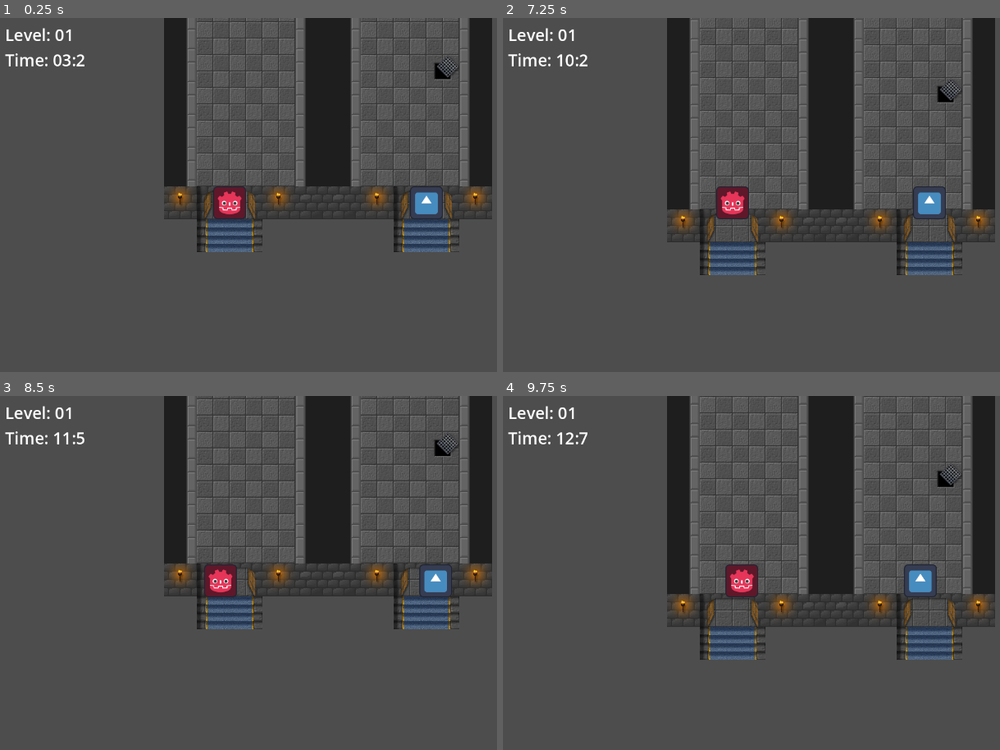
Above: before the commit, frames 1-4 (two rows, left to right).
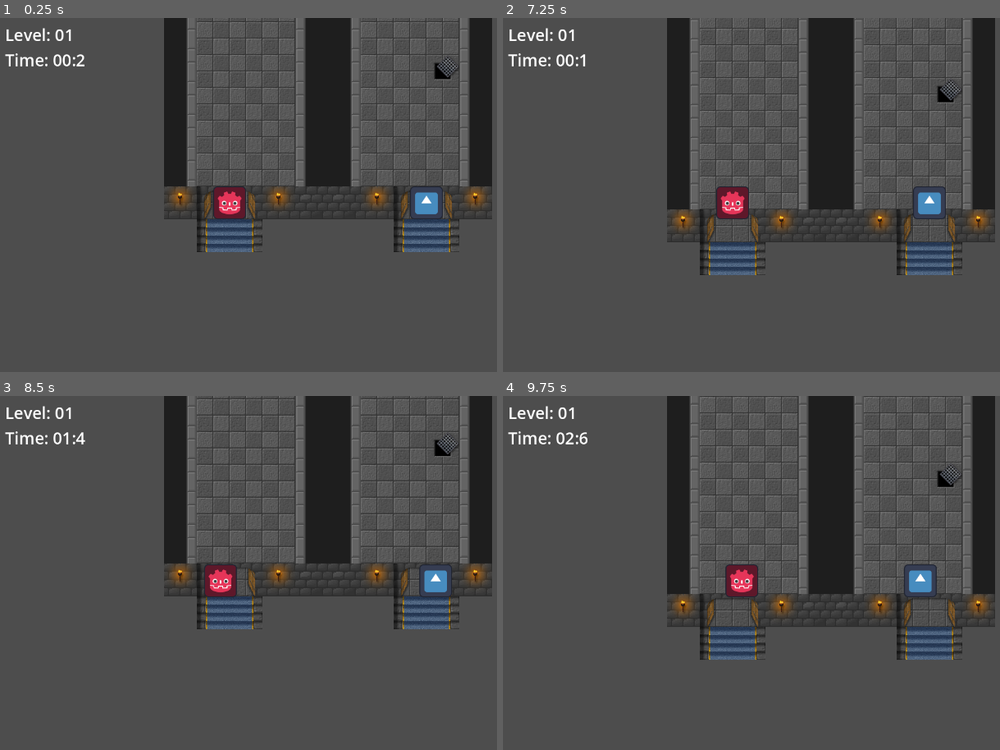
Above: after the commit, the same moments.

Repository: Iz0ne/epic_game_jam_24_GDScript
Game: Godot game, scene res://scenes/world.tscn
Two runs of this game, one before a commit and one after it. Both use one fixed random seed, a clock stepped at 60 frames per second and the inputs below. The engine's default icon, where the game draws it, is replaced by a stand-in: a white triangle on a blue panel in a dark square.
Inputs:
- Up to frame 1 (0.25 s): no input
- Up to frame 2 (7.25 s): tap Enter at 0.5, 2, 4.25 s; hold Right (ui_right) 0.53-1.28 s; tap Space at 1.25, 2.75, 5 s; hold Down (ui_down) 1.28-2.03 s; hold Right (ui_right) 2.03-2.78 s; hold Up (ui_up) 2.78-3.53 s; hold Left (ui_left) 3.53-5.03 s; hold Down (ui_down) 5.03-5.78 s; hold Right (ui_right) 5.78-6.53 s; hold Up (ui_up) from 6.53 s (still down)
- Up to frame 3 (8.5 s): release Up (ui_up) at 7.28 s; hold Right (ui_right) 7.28-8.03 s; hold Down (ui_down) from 8.03 s (still down)
- Up to frame 4 (9.75 s): release Down (ui_down) at 8.78 s; hold Left (ui_left) 8.78-9.53 s; hold Up (ui_up) from 9.53 s (still down)

The runs differ from the first frame. In frame 1, less than 0.1% of the frame differs, in the area x 12-15%, y 10-14%; in frame 2, less than 0.1%; in frame 3, less than 0.1%, in the area x 10-18%, y 10-14%; in frame 4, less than 0.1%.

Commit message:
Adjust timer Added imitation can win

Diff:
--- a/Enigma/scenes/scripts/Player.gd
+++ b/Enigma/scenes/scripts/Player.gd
@@ -17,21 +17,3 @@
 	velocity.y = yDirection * SPEED
 
 	move_and_slide()
-
-	# For IZONE
-	#var velocity = Vector2.ZERO
-	#if Input.is_action_pressed('ui_up'):
-		#velocity.y += 1
-	#if Input.is_action_pressed('ui_down'):
-		#velocity.y -= 1
-	#if Input.is_action_pressed('ui_left'):
-		#velocity.x -= 1
-	#if Input.is_action_pressed('ui_right'):
-		#velocity.x += 1
-		#
-	#if velocity.length() > 0:
-		#velocity = velocity.normalized() * speed
-	#
-	#position += velocity * delta
-	#position.x = clamp(position.x, 32, screen_size.x-32)
-	#position.y = clamp(position.y, 32, screen_size.y-32)
--- a/Enigma/scenes/scripts/camera_2d.gd
+++ b/Enigma/scenes/scripts/camera_2d.gd
@@ -1,14 +1,16 @@
 extends Camera2D
 
 
+var start_time = 0
+
 # Called when the node enters the scene tree for the first time.
 func _ready():
-	pass # Replace with function body.
+	start_time = Time.get_ticks_msec()
 
 
 # Called every frame. 'delta' is the elapsed time since the previous frame.
 func _process(delta):
-	var time = Time.get_ticks_msec()
+	var time = Time.get_ticks_msec() - start_time
 	var sec = roundi(time/1000)
 	var ms = round(time/100)%10
 	$HUD/MarginContainer/VBoxContainer/Label_Time.text = "Time: %02d:%d"%[sec, ms]
--- a/Enigma/scenes/scripts/world.gd
+++ b/Enigma/scenes/scripts/world.gd
@@ -30,15 +30,5 @@
 	if imitationTileData.get_custom_data("doCharacterDropped"):
 		print("Imitation Dropped : GameOver")
 		get_tree().reload_current_scene()
-
-	#if playerTileData:
-		#var doPlayerDropped = playerTileData.get_custom_data(doCharacterDroppedCustomData)
-		#if doPlayerDropped:
-			#print("Player Dropped : GameOver")
-			#get_tree().reload_current_scene()
-#
-	#if imitationTileData:
-		#var doImitationDropped = imitationTileData.get_custom_data(doCharacterDroppedCustomData)
-		#if doImitationDropped:
-			#print("Imitation Dropped : GameOver")
-			#get_tree().reload_current_scene()
+	if imitationTileData.get_custom_data("reachedChest"):
+		get_tree().change_scene_to_file("res://scenes/winner.tscn")
